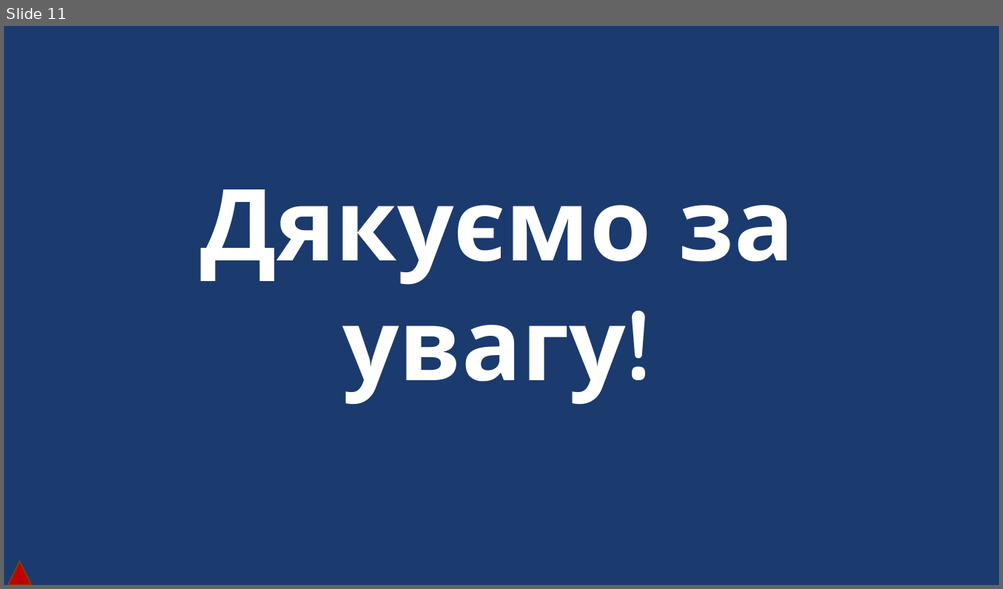
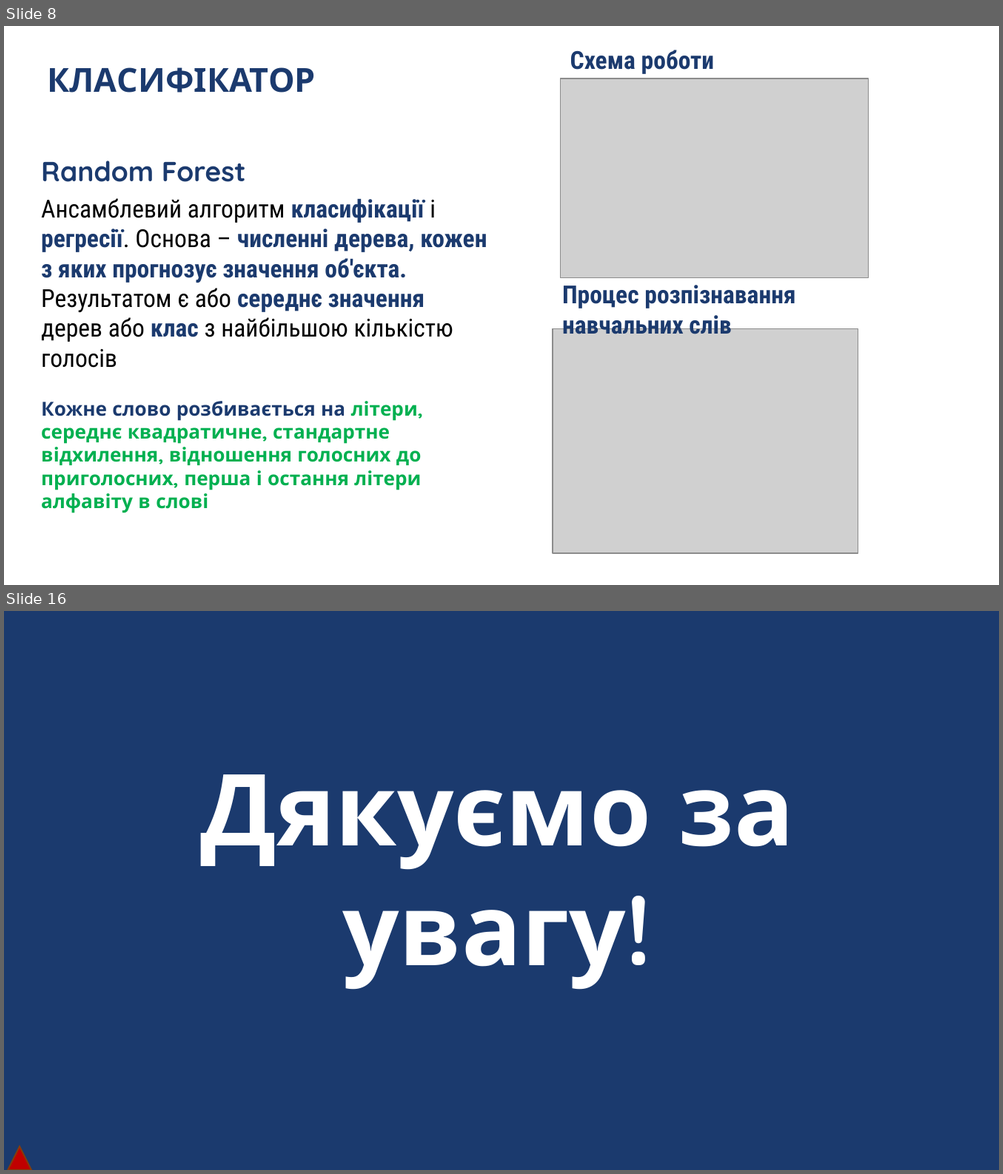
Before and after one commit to DaniilKhortov/BlackBox, a slide deck: BlackBox.pptx. Shown one above the other, each under a label of ours: slide 11 before the commit, slides 8 and 16 after it; the slides between them are not shown. The pictures are 1003x589 and 1003x1174 pixels, drawn with LibreOffice and Linux fonts; fonts in the diff are those of the drawing; grey boxes stand for pictures; background and template pictures are left out. Boxes give left, top, right and bottom in pixels: in the first picture for what was removed or moved away, otherwise in the second. Text is boxed around its words. In the diff, an @@ line names an element or a change of style, - is before the commit and + after.

```diff
--- a/BlackBox.pptx
+++ b/BlackBox.pptx
@@ slide 8 added at box(4, 26, 999, 585), background #FFFFFF @@
@@ text added at box(47, 67, 315, 93), 24 pt, text #1B3A6E, bold @@
+КЛАСИФІКАТОР
@@ text added at box(570, 50, 714, 79), 18 pt, text #1B3A6E, bold @@
+Схема роботи алгоритму
@@ picture added at box(560, 79, 868, 278) @@
@@ text added at box(41, 161, 246, 182), 20 pt, text #1B3A6E, bold @@
+Random Forest
@@ text added at box(41, 198, 486, 368), 18 pt, text #1B3A6E, bold @@
+Ансамблевий алгоритм класифікації і регресії. Основа – численні дерева, кожен з яких прогнозує значення об'єкта. Результатом є або середнє значення дерев або клас з найбільшою кількістю голосів
@@ text added at box(562, 285, 795, 335), 18 pt, text #1B3A6E, bold @@
+Процес розпізнавання навчальних слів
@@ picture added at box(552, 329, 857, 554) @@
@@ text added at box(41, 401, 421, 514), 14 pt, text #00B050, bold @@
+Кожне слово розбивається на літери, середнє квадратичне, стандартне відхилення, відношення голосних до приголосних, перша і остання літери алфавіту в слові
@@ what was slide 11 is now slide 16 @@
```
Also in this commit, not shown: 1 slide changed, 13 other slides added, 9 slides removed, 6 other files.
